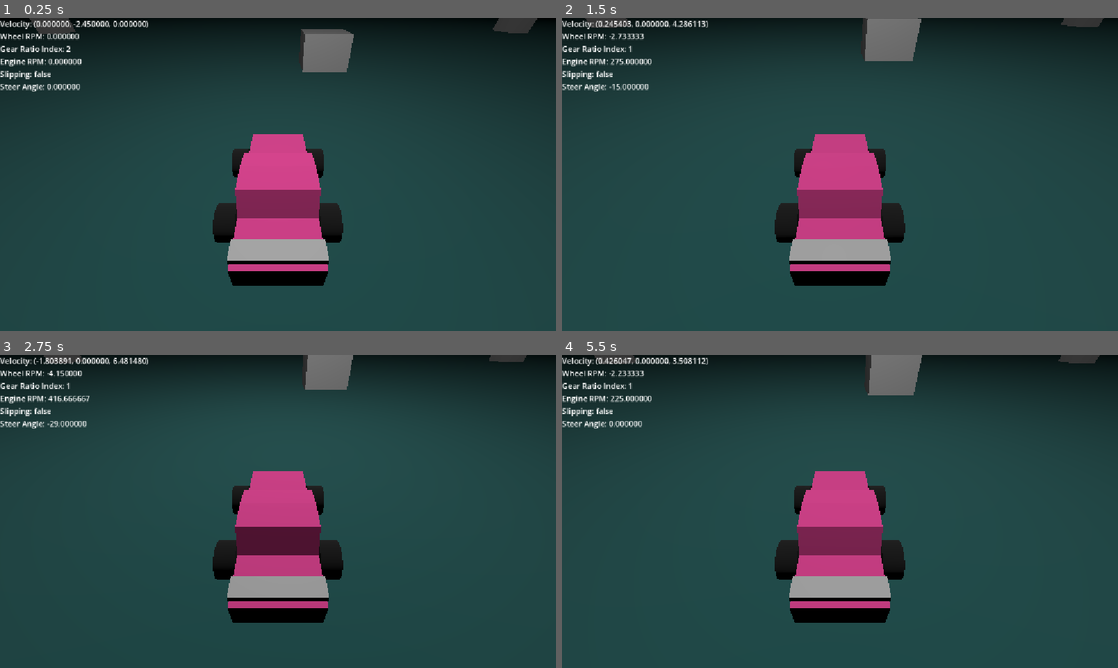
Above: before the commit, frames 1-4 (two rows, left to right).
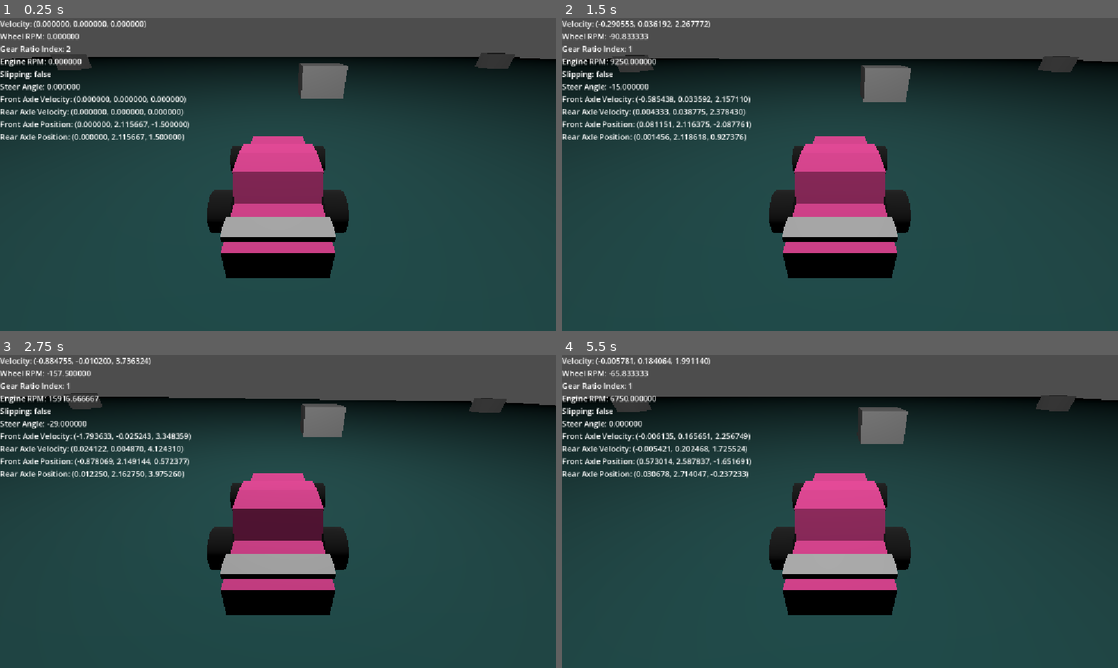
Above: after the commit, the same moments.

Repository: FlameFreezer/170.3
Game: Godot game, scene res://scenes/drive_test_chamber.tscn
Same seed, same stepped clock (60 frames per second), same inputs: the game is played once before the commit and once after it. This scene is started directly instead of the project's main scene.
Inputs:
- Up to frame 1 (0.25 s): no input
- Up to frame 2 (1.5 s): hold D (steer right) 0.53-1.28 s; hold W (throttle) 0.53-1.28 s; hold Q (downshift) from 1.28 s (still down); tap Shift (clutch) at 1.35 s
- Up to frame 3 (2.75 s): tap W (throttle) at 1.55 s; release Q (downshift) at 2.03 s; hold D (steer right) from 2.03 s (still down); hold W (throttle) from 2.03 s (still down)
- Up to frame 4 (5.5 s): release D (steer right) at 2.78 s; release W (throttle) at 2.78 s; hold E (upshift) 2.78-3.53 s; tap W (throttle) at 2.85, 3.8, 4.35 s; hold Shift (clutch) 3.53-4.28 s; hold A (steer left) 3.53-5.03 s; hold Q (downshift) from 5.03 s (still down); hold W (throttle) from 5.03 s (still down)

The runs differ from the first frame. In frame 1, 23% of the frame differs, in the area x 0-100%, y 0-86%; in frame 2, 28%; in frame 3, 31%; in frame 4, 31%.

Commit message:
WIP bs

Diff:
--- a/scenes/Prefabs/PHCar.tscn
+++ b/scenes/Prefabs/PHCar.tscn
@@ -25,12 +25,12 @@
 
 [node name="PHCar" type="CharacterBody3D" unique_id=88021085]
 script = ExtResource("1_k76lb")
-throttle_force = 500.0
-max_engine_rpm = 10000.0
-engine_spindown_rate = 500.0
+throttle_force = 15000.0
+max_engine_rpm = 100000.0
+engine_spindown_rate = 10000.0
 wheel_diameter = 0.5
-wheel_spindown_rate = 1.0
-handbrake_power = 100.0
+wheel_spindown_rate = 100.0
+handbrake_power = 1000.0
 static_friction_force = 1000.0
 kinetic_friction_force = 250.0
 gear_ratios = Array[float]([-50.0, -100.0, 100.0, 50.0, 25.0, 10.0])
@@ -65,10 +65,6 @@
 mesh = ExtResource("3_3x6i3")
 surface_material_override/0 = SubResource("StandardMaterial3D_caoin")
 
-[node name="Camera3D" type="Camera3D" parent="." unique_id=952696114]
-transform = Transform3D(1, 0, 0, 0, 0.7606997, 0.64910406, 0, -0.64910406, 0.7606997, 0, 4.331213, 4.5360284)
-current = true
-
 [node name="HUD" type="Control" parent="." unique_id=594348716]
 layout_mode = 3
 anchors_preset = 0
--- a/scenes/drive_test_chamber.tscn
+++ b/scenes/drive_test_chamber.tscn
@@ -57,3 +57,6 @@
 
 [node name="PHCar" parent="." unique_id=88021085 instance=ExtResource("2_ivdt8")]
 transform = Transform3D(1, 0, 0, 0, 1, 0, 0, 0, 1, 0, 2.1156666, 0)
+
+[node name="Camera3D" type="Camera3D" parent="PHCar" unique_id=445791159]
+transform = Transform3D(1, 0, 0, 0, 0.84460366, 0.5353921, 0, -0.5353921, 0.84460366, 0, 3.3226812, 4.9698935)
--- a/scripts/Car/car_controller.gd
+++ b/scripts/Car/car_controller.gd
@@ -29,6 +29,28 @@
 var _is_slipping: bool = false
 var _steer_angle: float = 0.0
 var _steer_input: float = 0.0
+@onready var front_axle_pos_node: Node3D = $"1703FrontAxlePos"
+@onready var rear_axle_pos_node: Node3D = $"1703RearAxlePos"
+@onready var collision_shape: BoxShape3D = $CollisionShape3D.shape
+var rear_axle_velocity: Vector3 = Vector3.ZERO
+var front_axle_velocity: Vector3 = Vector3.ZERO
+var rear_axle_pos: Vector3
+var front_axle_pos: Vector3
+## Assuming the axles are aligned with the center of mass, the center of mass is located this distance between them
+var center_weight: float = 0.0
+
+func _ready() -> void:
+	front_axle_pos = front_axle_pos_node.global_position
+	rear_axle_pos = rear_axle_pos_node.global_position
+	if rear_axle_pos != front_axle_pos:
+		var weights: Vector3 = (global_position - rear_axle_pos) / (front_axle_pos - rear_axle_pos)
+		if !is_nan(weights.x):
+			center_weight = weights.x
+		elif !is_nan(weights.y):
+			center_weight = weights.y
+		else:
+			center_weight = weights.z
+
 
 func _physics_process(delta: float) -> void:
 	if not is_on_floor():
@@ -42,9 +64,9 @@
 
 	determine_slip_state()
 
-	accelerate_car()
+	accelerate_car(delta)
 
-	update_values.emit("Velocity: %v\nWheel RPM: %f\nGear Ratio Index: %d\nEngine RPM: %f\nSlipping: %s\nSteer Angle: %f" % [velocity, _wheel_rpm, _current_gear_ratio_index, _engine_rpm, utils.bool_to_string(_is_slipping), _steer_angle])
+	update_values.emit("Velocity: %v\nWheel RPM: %f\nGear Ratio Index: %d\nEngine RPM: %f\nSlipping: %s\nSteer Angle: %f\nFront Axle Velocity: %v\nRear Axle Velocity: %v\nFront Axle Position: %v\nRear Axle Position: %v" % [velocity, _wheel_rpm, _current_gear_ratio_index, _engine_rpm, utils.bool_to_string(_is_slipping), _steer_angle, front_axle_velocity, rear_axle_velocity, front_axle_pos, rear_axle_pos])
 
 	move_and_slide()
 
@@ -55,13 +77,14 @@
 	return gear_ratios[_current_gear_ratio_index]
 
 func get_forward() -> Vector3:
-	return transform.basis * Vector3.FORWARD
+	return global_basis * Vector3.FORWARD
 
 func get_forward_velocity() -> Vector3:
 	return get_forward() * velocity.dot(get_forward())
 
+## Get the translational speed of the rear wheels in meters per second
 func get_wheel_translation() -> float:
-	return wheel_diameter * PI * _wheel_rpm
+	return wheel_diameter * PI * _wheel_rpm / 60.0
 
 func read_input() -> void:
 	if Input.is_action_pressed("throttle"):
@@ -109,19 +132,46 @@
 	elif _is_slipping and abs(wheel_translation) < kinetic_friction_force:
 		_is_slipping = false
 
-func accelerate_car() -> void:
-	# Affect acceleration by slip state
-	var accel_impact: Vector3
-	if !_is_slipping:
-		accel_impact = get_wheel_translation() * get_forward() - get_forward_velocity()
-	else:
-		accel_impact = -kinetic_friction_force * velocity.normalized()
-	accel_impact += get_turning_force()
-	velocity += accel_impact
+func accelerate_car(delta: float) -> void:
+	var rear_force: Vector3 = get_rear_force()
+	rear_axle_velocity += rear_force
+	rear_axle_pos += rear_axle_velocity * delta
 
-func get_turning_force() -> Vector3:
-	var front_wheel_normal: Vector3 = get_forward().rotated(Vector3.UP, deg_to_rad(_steer_angle) - PI / 2.0)
-	var cornering: Vector3 = -front_wheel_normal * get_forward_velocity().dot(front_wheel_normal) * 0.025
+	var front_force: Vector3 = get_front_force()
+	front_axle_velocity += front_force + rear_force.project(get_forward())
+	var last_front_axle_pos: Vector3 = front_axle_pos
+	front_axle_pos += front_axle_velocity * delta
+
+	var new_car_pos: Vector3 = rear_axle_pos.lerp(front_axle_pos, center_weight)
+	velocity = (new_car_pos - global_position) / delta
+	var rotation_vec: Vector3 = last_front_axle_pos.cross(front_axle_pos)
+	if rotation_vec.length() != 0:
+		quaternion += Quaternion(rotation_vec.normalized(), asin(rotation_vec.length() / last_front_axle_pos.length() / front_axle_pos.length()))
+
+func get_front_force() -> Vector3:
+	var front_wheel_normal: Vector3 = get_forward().rotated(Vector3.UP, deg_to_rad(_steer_angle - 90.0))
+	var cornering: Vector3 = -front_wheel_normal * front_axle_velocity.dot(front_wheel_normal)
 	if cornering.length() < utils.EPSILON:
 		cornering = Vector3.ZERO
 	return cornering
+
+func get_rear_force() -> Vector3:
+	var rear_force: Vector3
+	if !_is_slipping:
+		rear_force = get_wheel_translation() * get_forward() - rear_axle_velocity.project(get_forward())
+	else:
+		rear_force = -kinetic_friction_force * rear_axle_velocity.normalized()
+	var wheel_normal: Vector3 = get_forward().rotated(Vector3.UP, deg_to_rad(-90))
+	var slip_velocity: Vector3 = rear_axle_velocity.project(wheel_normal)
+	if slip_velocity.length() < utils.EPSILON:
+		slip_velocity = Vector3.ZERO
+	rear_force -= slip_velocity
+	return rear_force
+
+func apply_force(force: Vector3, pos: Vector3) -> void:
+	pass
+	#var point_of_application: Vector3 = pos - global_position
+	#var velocity_change: Vector3 = force
+	#var angular_velocity_change: Vector3 = force.cross(point_of_application) * 12.0 / (collision_shape.size.y * collision_shape.size.y + collision_shape.size.x * collision_shape.size.x)
+	#velocity += velocity_change
+	#angular_velocity += angular_velocity_change
